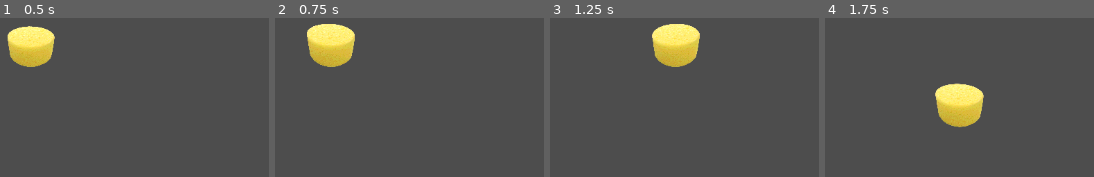
Above: before the commit, frames 1-4 (left to right).
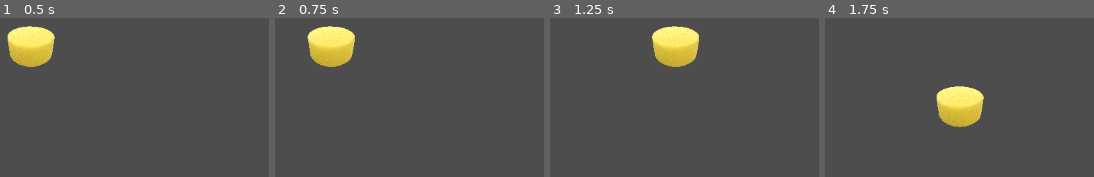
Above: after the commit, the same moments.

Repository: Indivicivet/spunj
Game: Godot game, scene res://scenes/game.tscn
Two runs of this game, one before a commit and one after it. Both use one fixed random seed, a clock stepped at 60 frames per second and the inputs below.
Inputs:
- Up to frame 1 (0.5 s): no input
- Up to frame 2 (0.75 s): tap Enter at 0.5 s; hold D (walk_right) from 0.53 s (still down)
- Up to frame 3 (1.25 s): keep holding D (walk_right)
- Up to frame 4 (1.75 s): release D (walk_right) at 1.28 s; hold S (walk_down) from 1.28 s (still down)

Frame 1 is identical in both runs. In frame 2, 0.9% of the frame differs, in the area x 11-30%, y 3-31%; in frame 3, 0.8%; in frame 4, 0.9%, in the area x 40-60%, y 40-69%.

Commit message:
Reset adpsunjerer animation when not walking

Diff:
--- a/GodotProject/scripts/adspunjerer.gd
+++ b/GodotProject/scripts/adspunjerer.gd
@@ -22,6 +22,9 @@
 
 	sprite.speed_scale = direction.length()
 
+	if direction.length() == 0:
+		sprite.frame = 0
+
 	pass
 
 
